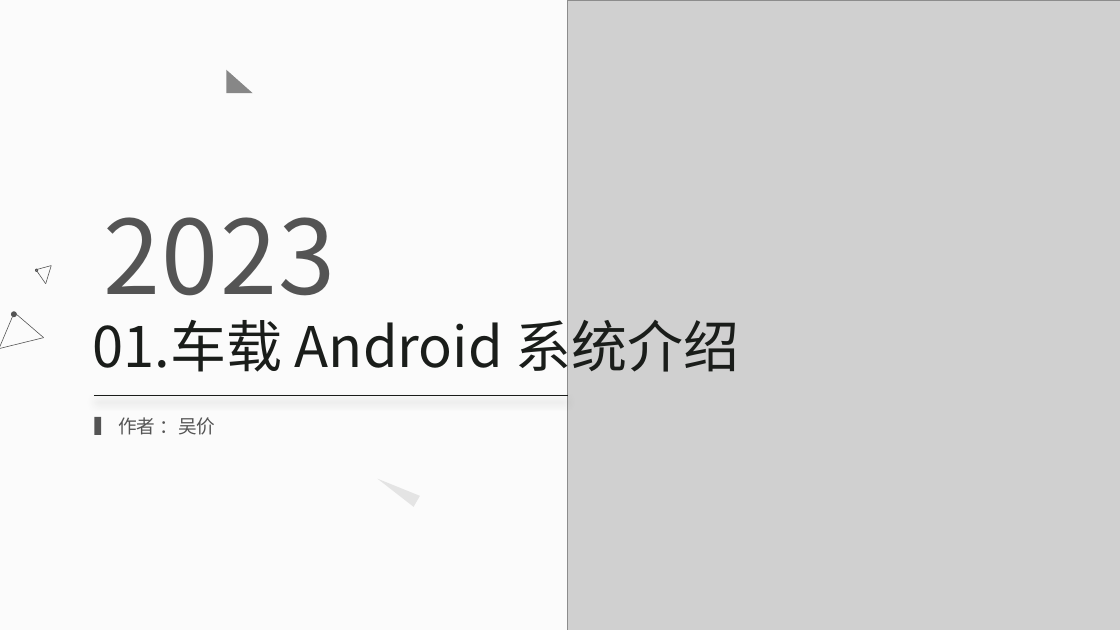
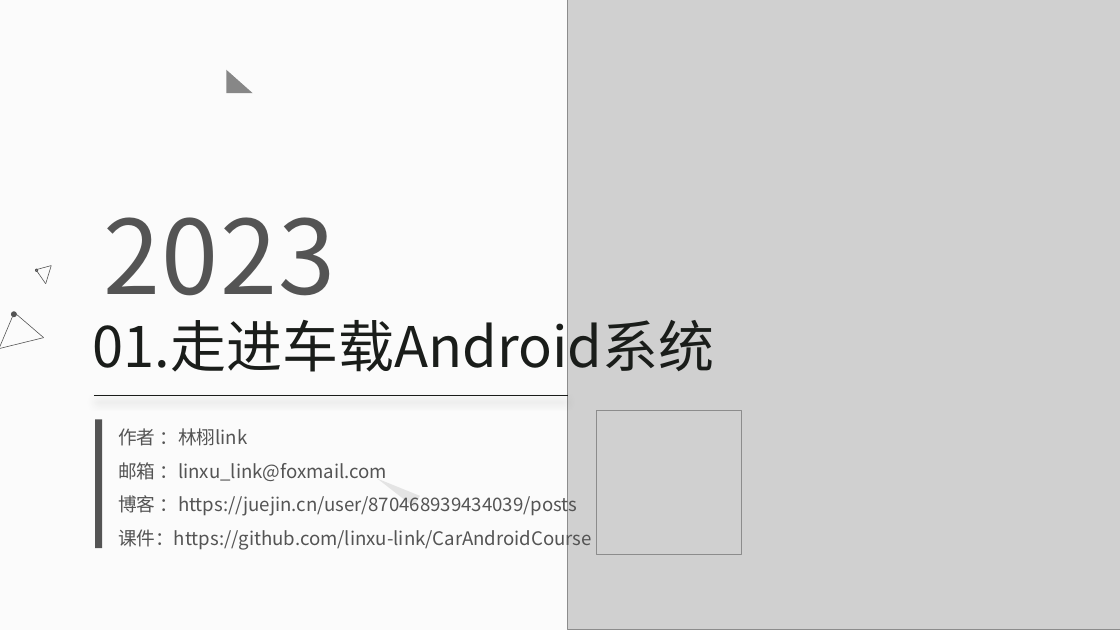
Before and after one commit to linxu-link/CarAndroidCourse, a slide deck: slide 1 of 01/01.走进车载 Android 系统.pptx. Drawn at 1120x630 pixels with LibreOffice and Linux fonts; fonts in the diff are those of the drawing; grey boxes stand for pictures. Boxes give left, top, right and bottom in pixels: in the first picture for what was removed or moved away, otherwise in the second. Text is boxed around its words. In the diff, an @@ line names an element or a change of style, - is before the commit and + after.

```diff
--- a/01/01.走进车载 Android 系统.pptx
+++ b/01/01.走进车载 Android 系统.pptx
@@ text at [93,311,715,382]: text changed @@
-01.车载 Android 系统介绍
+01.走进车载Android系统
@@ rectangle: place and size @@
-rectangle at [94,417,101,435]
+rectangle at [95,419,102,548]
@@ picture added at [597,410,742,555] @@
@@ text at [118,428,592,551]: text changed @@
-作者 ：吴价
+作者 ：林栩link
+邮箱 ：linxu_link@foxmail.com
+博客 ：https://juejin.cn/user/870468939434039/posts
+课件：https://github.com/linxu-link/CarAndroidCourse
```
Also in this commit, not shown: 8 other slides changed, 3 slides added, 3 slides removed, 4 other files.
